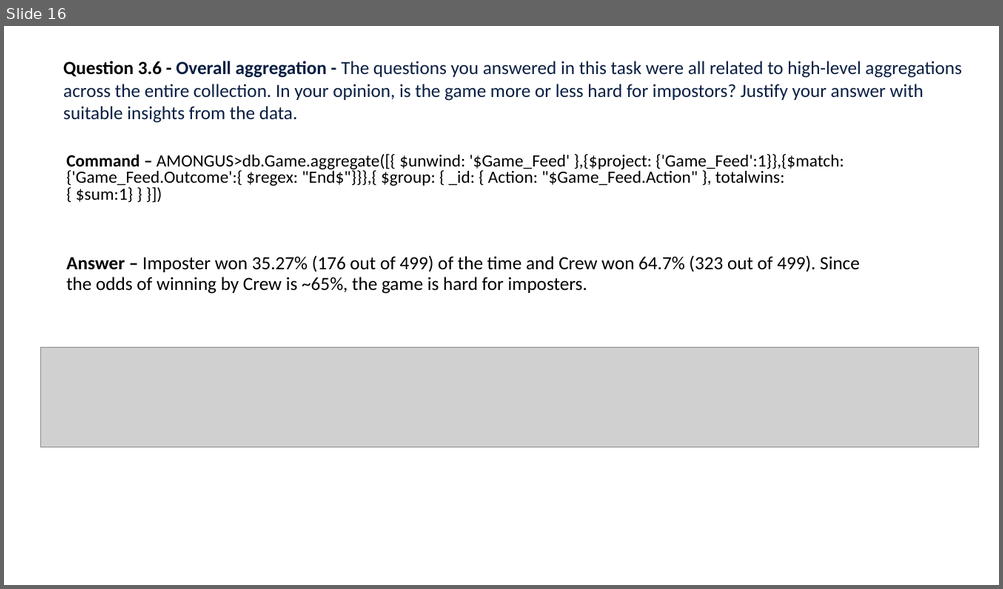
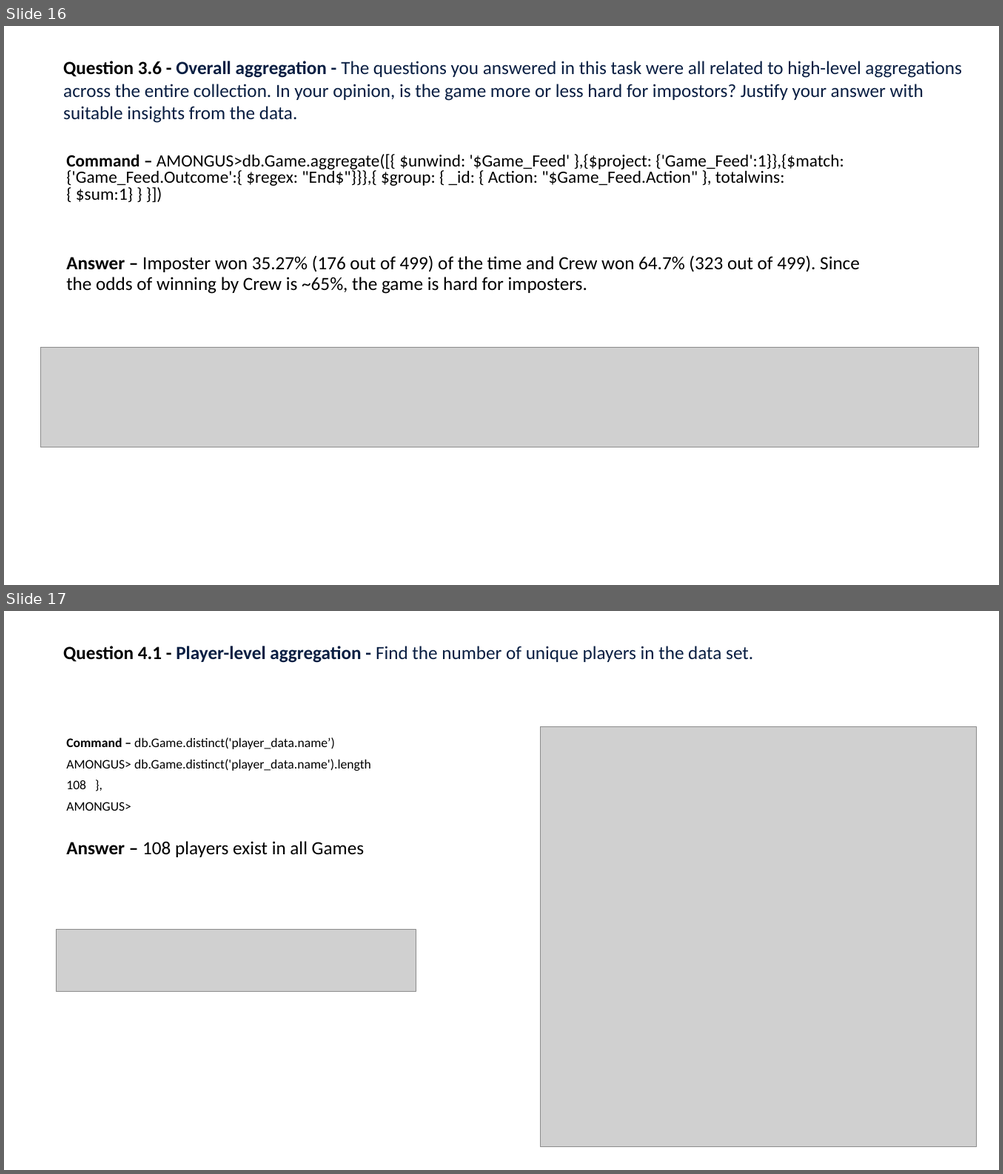
Before and after one commit to ballurai/AmongUSMongoDB-1, a slide deck: AmongUS Assignment.pptx. Shown one above the other, each under a label of ours: slide 16 before the commit, slides 16 and 17 after it. The pictures are 1003x589 and 1003x1174 pixels, drawn with LibreOffice and Linux fonts; fonts in the diff are those of the drawing; grey boxes stand for pictures. Boxes give left, top, right and bottom in pixels: in the first picture for what was removed or moved away, otherwise in the second. Text is boxed around its words. In the diff, an @@ line names an element or a change of style, - is before the commit and + after.

Commit message:
AmongUS assignment - added section 4 in progress

```diff
--- a/AmongUS Assignment.pptx
+++ b/AmongUS Assignment.pptx
@@ slide 17 added at bbox=[4, 611, 999, 1170], background #FFFFFF @@
@@ text added at bbox=[63, 646, 753, 663], 18 pt, text #091E42 @@
+Question 4.1 - Player-level aggregation - Find the number of unique players in the data set.
@@ text added at bbox=[66, 738, 371, 811], 12.6 pt, text #000000 @@
+Command – db.Game.distinct('player_data.name’)
+AMONGUS> db.Game.distinct('player_data.name').length
+108 },
+AMONGUS>
@@ picture added at bbox=[540, 726, 976, 1147] @@
@@ text added at bbox=[66, 841, 364, 857], 18 pt, text #000000 @@
+Answer – 108 players exist in all Games
@@ picture added at bbox=[57, 930, 416, 991] @@
```
Also in this commit, not shown: 2 slides changed, 3 other slides added.
